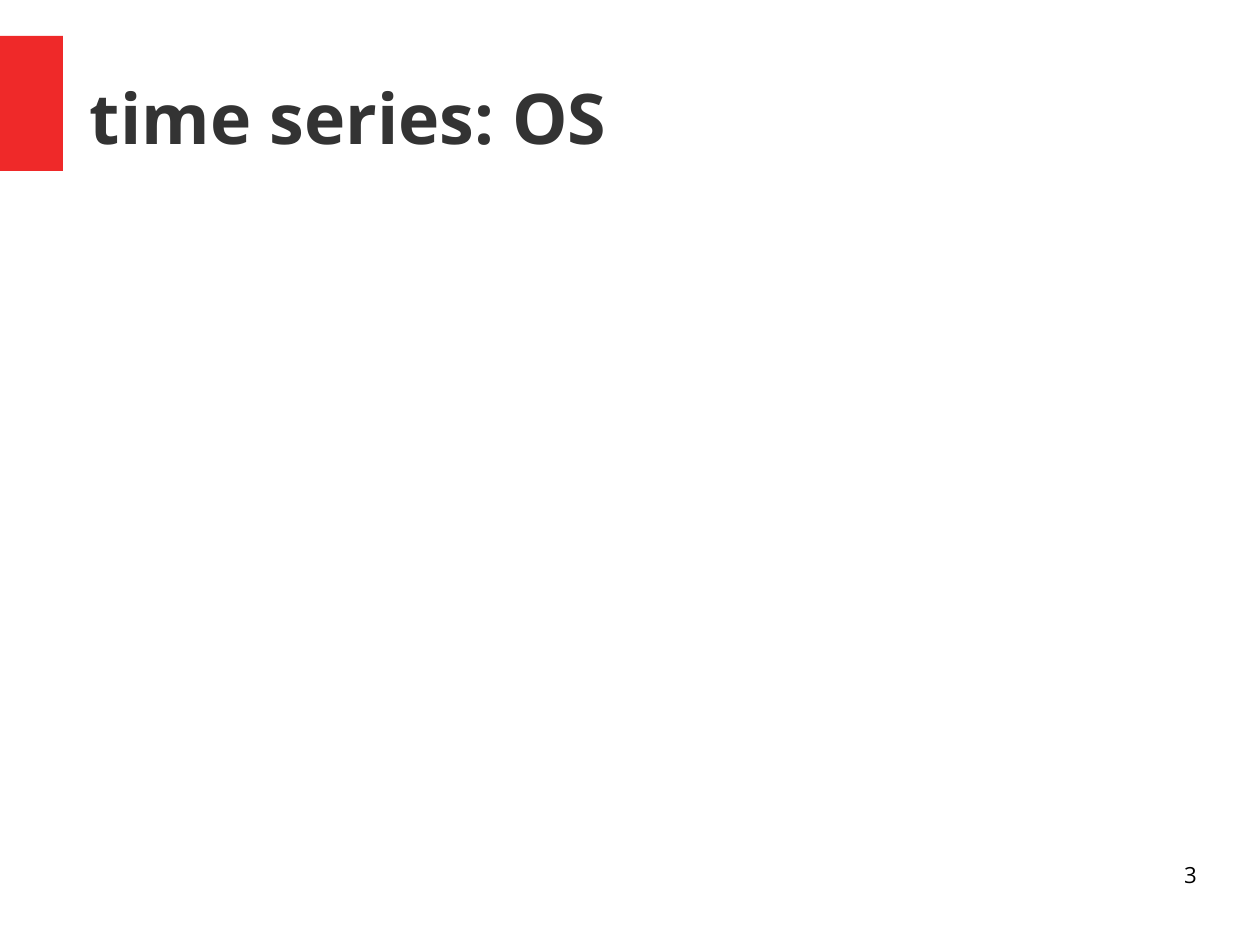
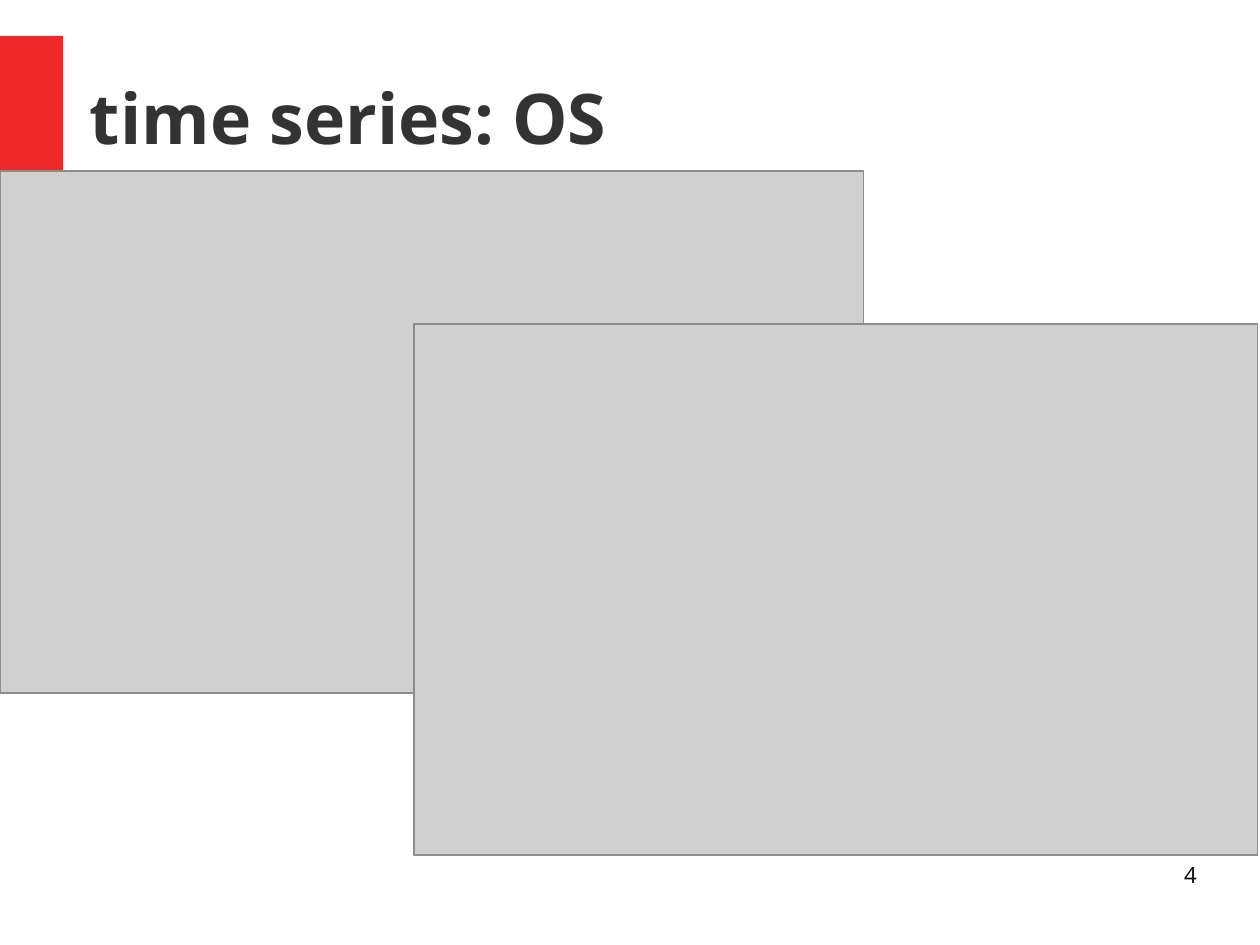
Before and after one commit to Standard24/SnowAirIceSea, a slide deck: slide 4 of presentation/Presentation_Processing.odp (slide 3 before the commit). Drawn at 1260x945 pixels with LibreOffice and Linux fonts; fonts in the diff are those of the drawing; grey boxes stand for pictures. Boxes give left, top, right and bottom in pixels: in the first picture for what was removed or moved away, otherwise in the second. Text is boxed around its words. In the diff, an @@ line names an element or a change of style, - is before the commit and + after.

```diff
--- a/presentation/Presentation_Processing.odp
+++ b/presentation/Presentation_Processing.odp
@@ picture added at box(0, 172, 863, 694) @@
@@ picture added at box(414, 324, 1258, 855) @@
@@ page number at box(1184, 867, 1197, 883): text changed @@
-3
+4
```
Also in this commit, not shown: 3 other slides changed, 2 slides added, 5 other files.
